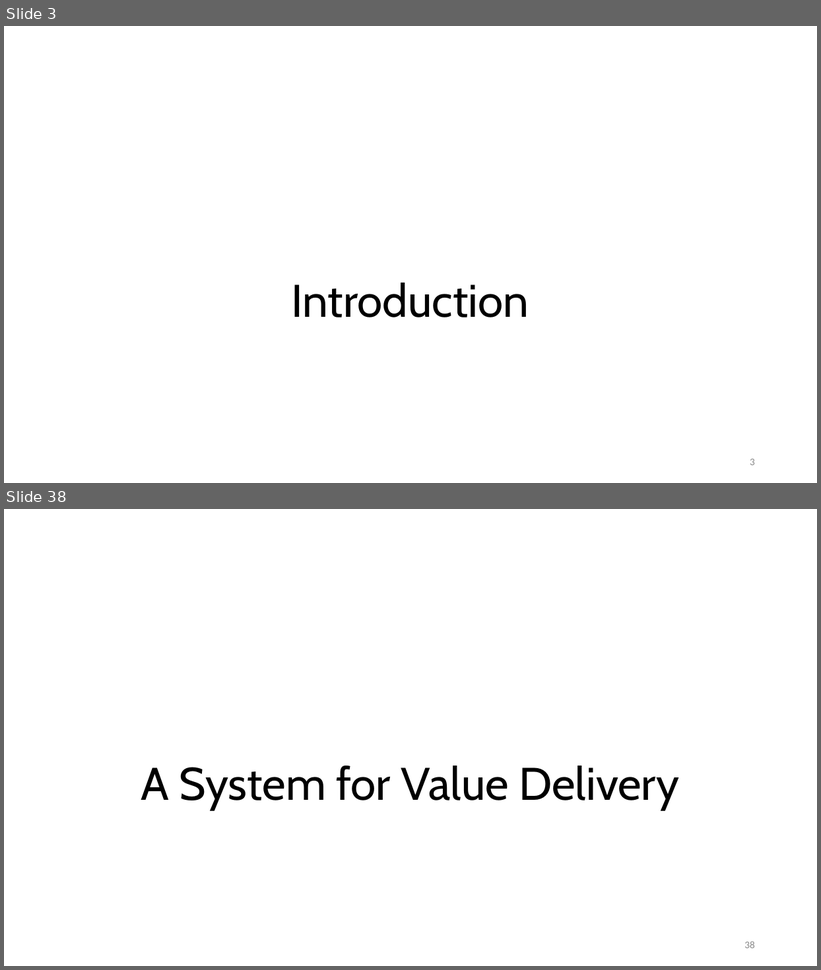
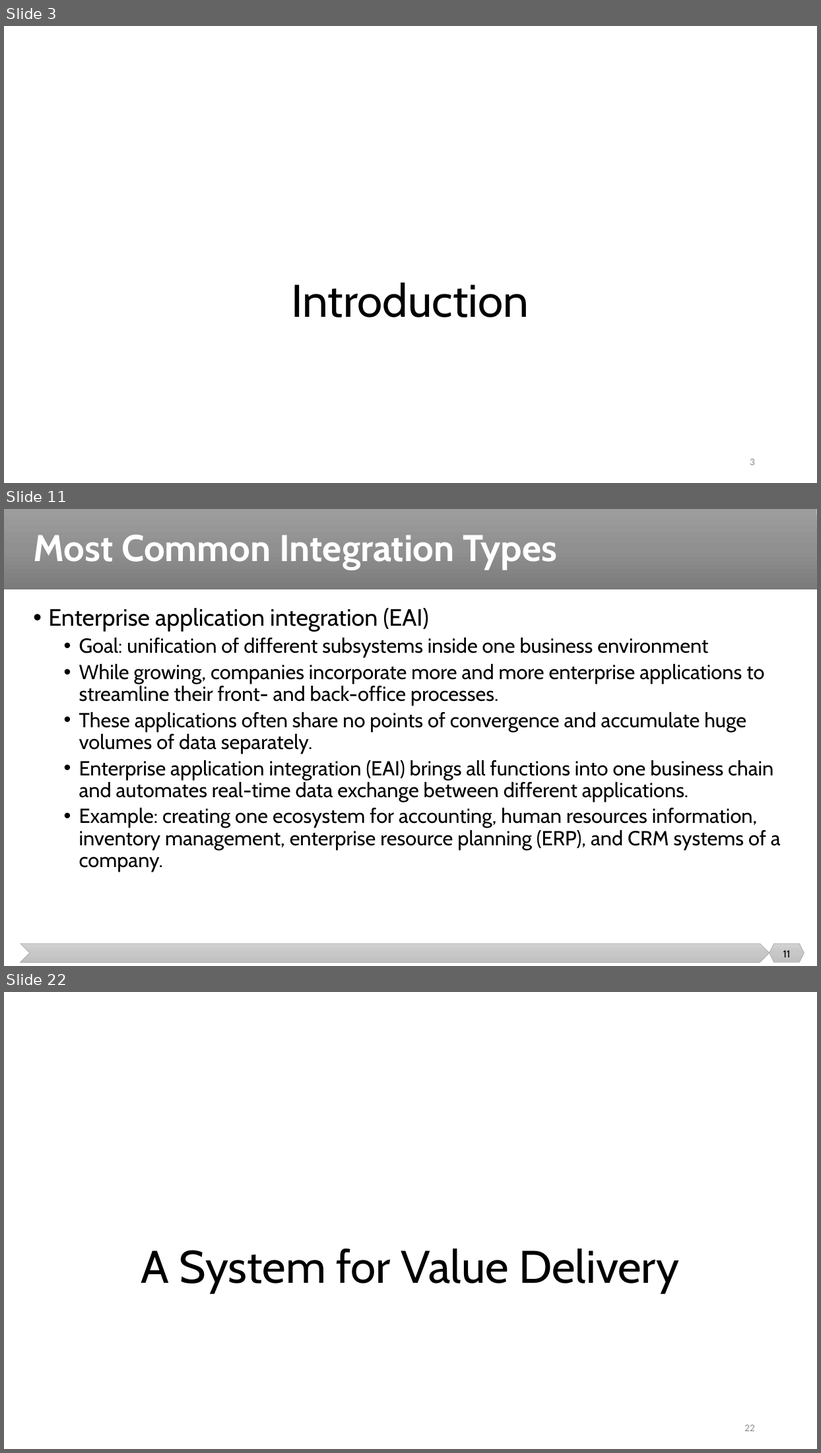
Before and after one commit to malenezi/malenezi, a slide deck: SE495/Lectures/1-Introduction/Introduction.pptx. Shown one above the other, each under a label of ours: slides 3 and 38 before the commit, slides 3, 11 and 22 after it; the slides between them are not shown. The pictures are 821x970 and 821x1453 pixels, drawn with LibreOffice and Linux fonts; fonts in the diff are those of the drawing. Boxes give left, top, right and bottom in pixels: in the first picture for what was removed or moved away, otherwise in the second. Text is boxed around its words. In the diff, an @@ line names an element or a change of style, - is before the commit and + after.

```diff
--- a/SE495/Lectures/1-Introduction/Introduction.pptx
+++ b/SE495/Lectures/1-Introduction/Introduction.pptx
@@ slide 11 added at [4,509,817,966], background #FFFFFF @@
@@ rectangle added at [4,509,817,590], fill gradient #9D9D9D to #909090 to #7C7C7C @@
@@ title added at [33,535,558,570], 44 pt, text #FFFFFF, bold @@
+Most Common Integration Types
@@ text added at [48,608,781,872], 24 pt, text #000000 @@
+• Enterprise application integration (EAI)
+  • Goal: unification of different subsystems inside one business environment
+  • While growing, companies incorporate more and more enterprise applications to streamline their front- and back-office processes.
+  • These applications often share no points of convergence and accumulate huge volumes of data separately.
+  • Enterprise application integration (EAI) brings all functions into one business chain and automates real-time data exchange between different applications.
+  • Example: creating one ecosystem for accounting, human resources information, inventory management, enterprise resource planning (ERP), and CRM systems of a company.
@@ chevron added at [20,944,770,963], fill gradient #D2D2D2 to #C8C8C8 to #C0C0C0, outline #A5A5A5 0.5 pt @@
@@ hexagon added at [770,944,805,963], fill gradient #D2D2D2 to #C8C8C8 to #C0C0C0, outline #A5A5A5 0.5 pt @@
@@ page number added at [783,951,791,958], 12 pt, text #000000 @@
+11
@@ what was slide 38 is now slide 22 @@
@@ page number at [745,1425,755,1432]: text changed @@
-38
+22
```
Also in this commit, not shown: 9 slides changed, 27 other slides added, 71 slides removed, 8 other files.
